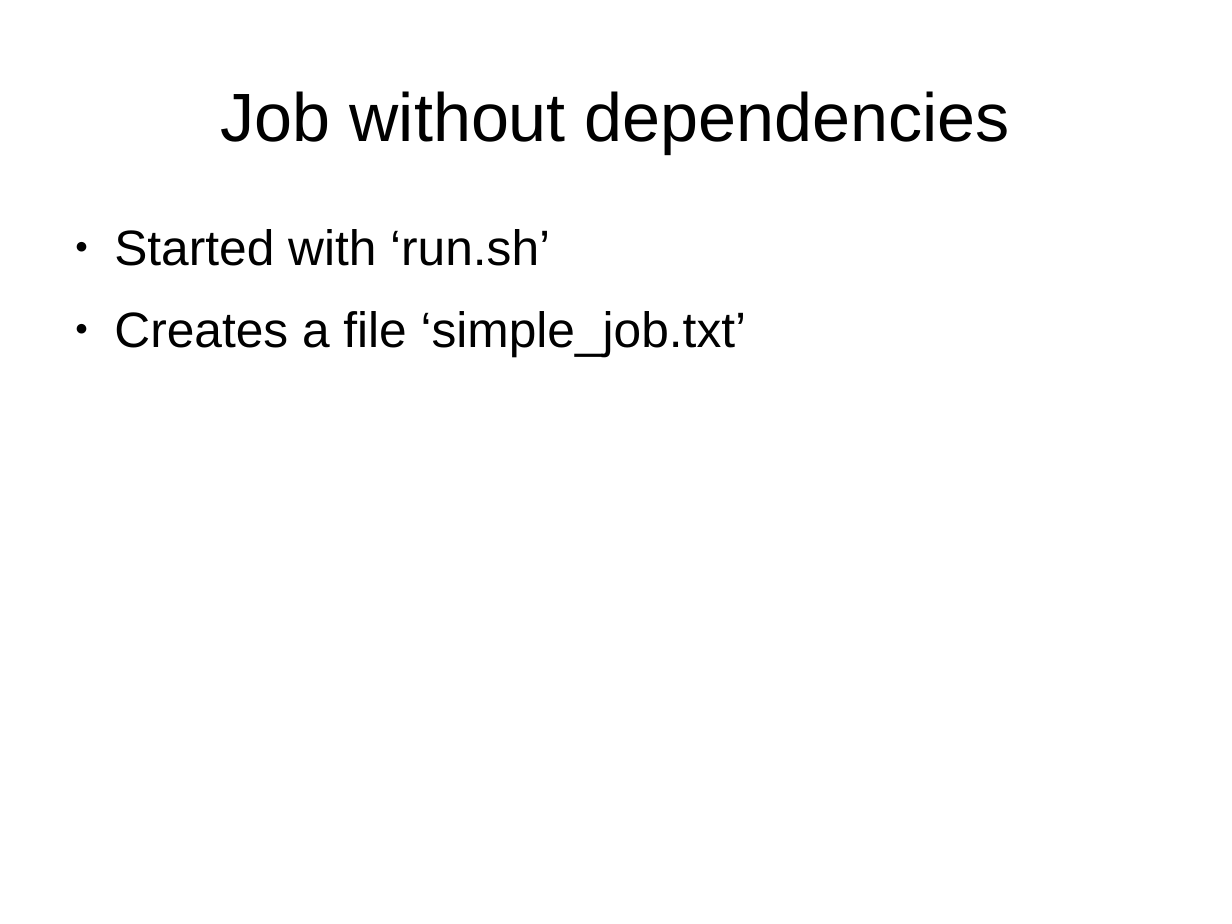
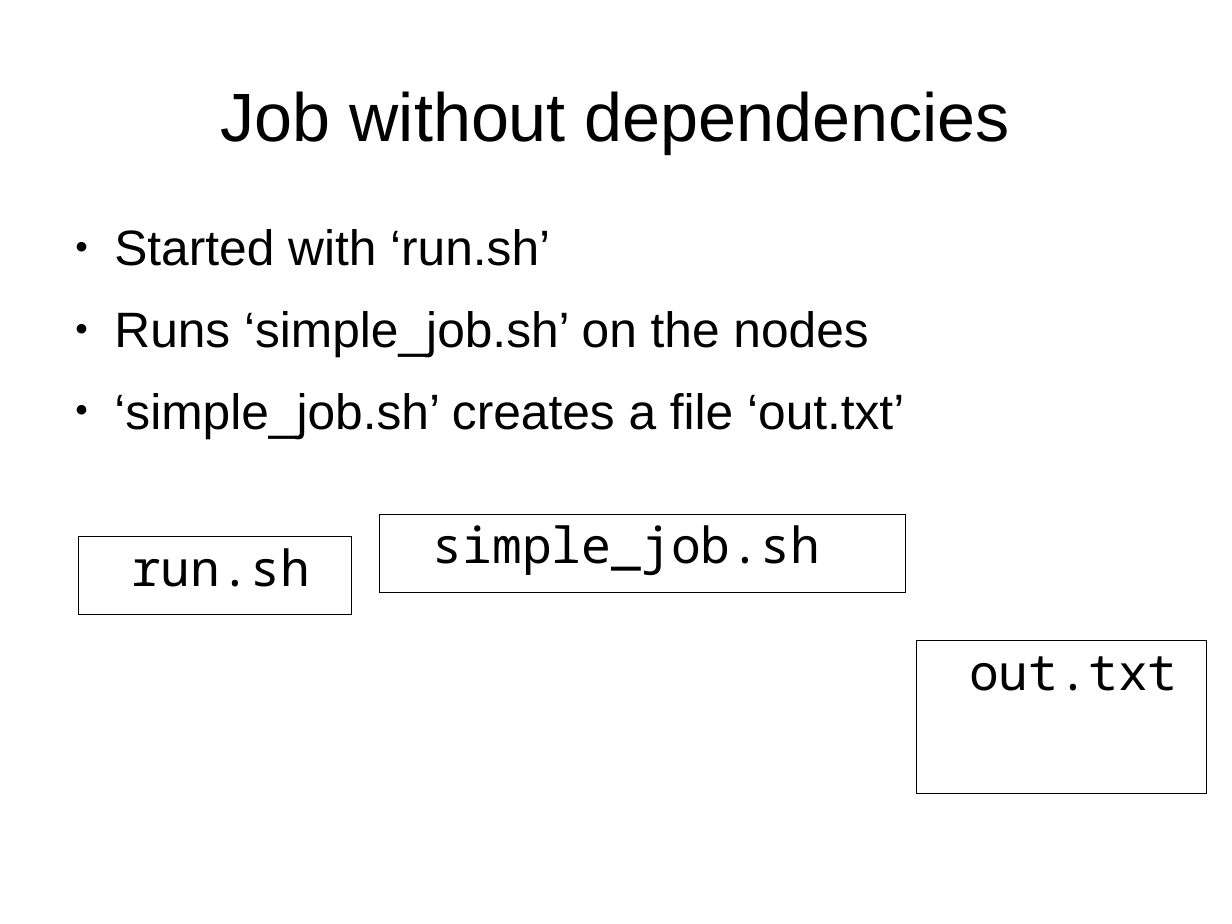
Before and after one commit to richelbilderbeek/peregrine, a slide deck: slide 4 of ParallelComputation.odp. Drawn at 1232x924 pixels with LibreOffice and Linux fonts; fonts in the diff are those of the drawing. Boxes give left, top, right and bottom in pixels: in the first picture for what was removed or moved away, otherwise in the second. Text is boxed around its words. In the diff, an @@ line names an element or a change of style, - is before the commit and + after.

```diff
--- a/ParallelComputation.odp
+++ b/ParallelComputation.odp
@@ text at (114, 311, 904, 438): text changed @@
-● Creates a file ‘simple_job.txt’
+● Runs ‘simple_job.sh’ on the nodes
+● ‘simple_job.sh’ creates a file ‘out.txt’
@@ text added at (78, 537, 352, 615), fill #FFFFFF, outline #000000 0 pt, 32 pt, text #000000 @@
+run.sh
@@ text added at (380, 514, 906, 593), fill #FFFFFF, outline #000000 0 pt, 32 pt, text #000000 @@
+simple_job.sh
@@ text added at (917, 641, 1207, 794), fill #FFFFFF, outline #000000 0 pt, 32 pt, text #000000 @@
+out.txt
```
Also in this commit, not shown: 2 other slides changed, 4 slides added, 5 other files.
